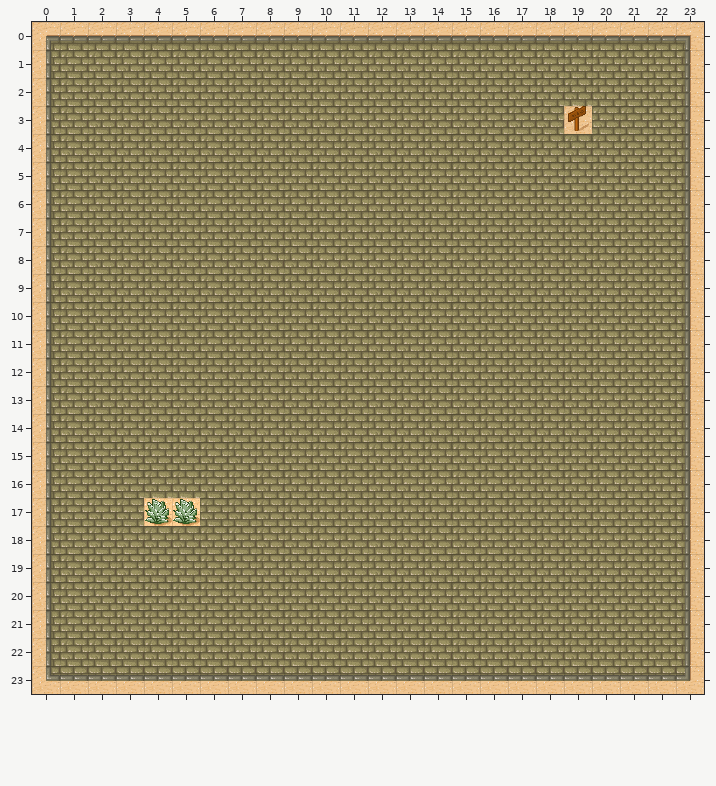
One commit to this Tiled map: android/assets/Levels/level3.tmx. This is how it looked before the edit.
Cells are 32x32 px. Shown: x 0..23, y 0..23.
The same view after the edit:
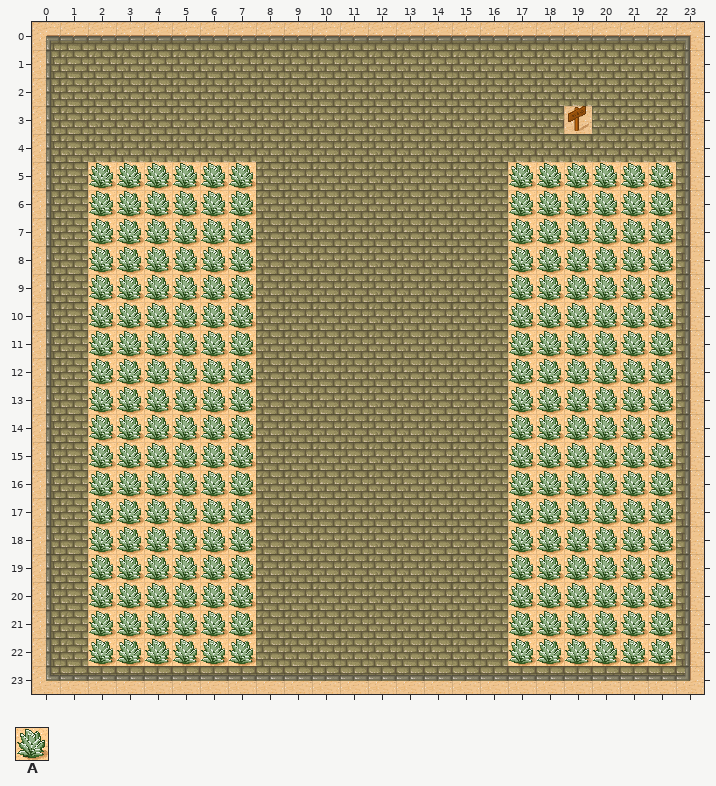
Key: from "DesertExampleMapTiles": A 37.
_ is an empty cell, . an unchanged one.
Difference:
--- layer "objects"
@@ x 2..22 @@
- 5 ______.........______
- 6 ______.........______
- 7 ______.........______
- 8 ______.........______
- 9 ______.........______
-10 ______.........______
-11 ______.........______
-12 ______.........______
-13 ______.........______
-14 ______.........______
-15 ______.........______
-16 ______.........______
-17 __..__.........______
-18 ______.........______
-19 ______.........______
-20 ______.........______
-21 ______.........______
-22 ______.........______
+ 5 AAAAAA.........AAAAAA
+ 6 AAAAAA.........AAAAAA
+ 7 AAAAAA.........AAAAAA
+ 8 AAAAAA.........AAAAAA
+ 9 AAAAAA.........AAAAAA
+10 AAAAAA.........AAAAAA
+11 AAAAAA.........AAAAAA
+12 AAAAAA.........AAAAAA
+13 AAAAAA.........AAAAAA
+14 AAAAAA.........AAAAAA
+15 AAAAAA.........AAAAAA
+16 AAAAAA.........AAAAAA
+17 AA..AA.........AAAAAA
+18 AAAAAA.........AAAAAA
+19 AAAAAA.........AAAAAA
+20 AAAAAA.........AAAAAA
+21 AAAAAA.........AAAAAA
+22 AAAAAA.........AAAAAA
Where, in picture pixels (left, top, right, bottom), the same in both pictures:
added: (88, 162, 256, 666)
added: (508, 162, 676, 666)
